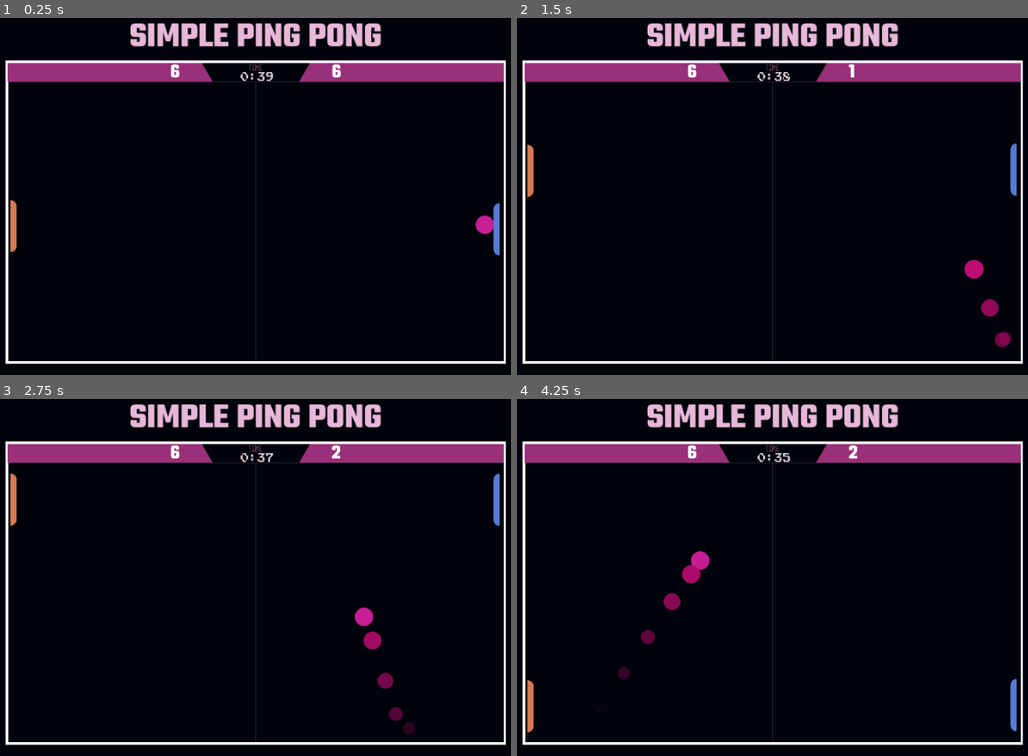
Above: before the commit, frames 1-4 (two rows, left to right).
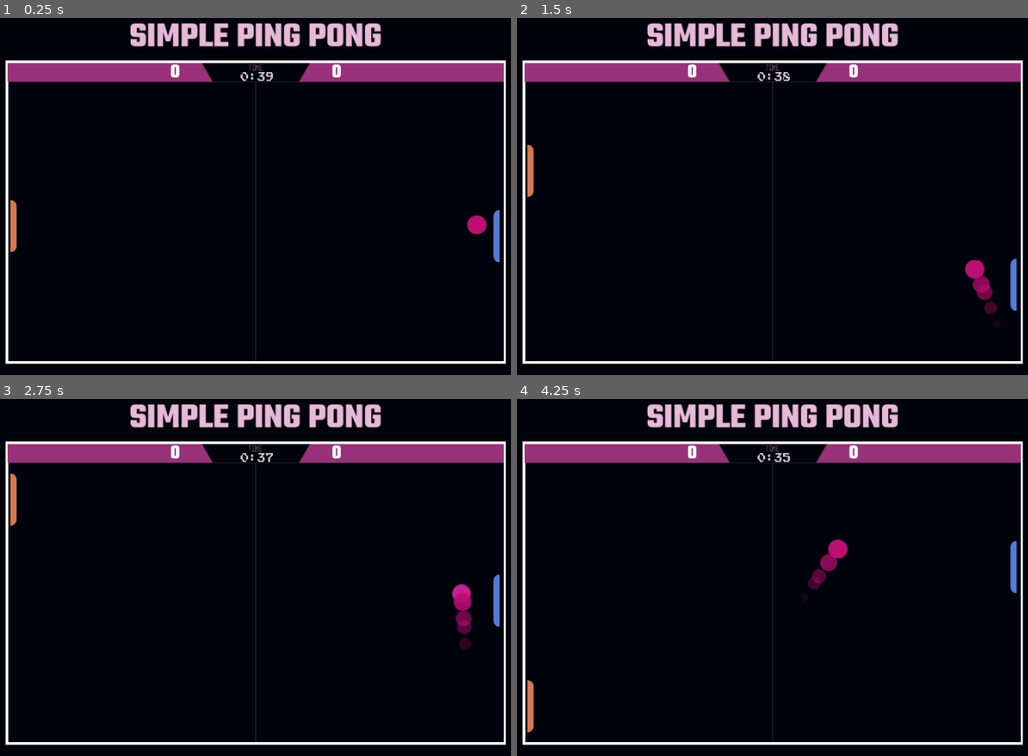
Above: after the commit, the same moments.

Repository: nikeshnaik/pingpong
Game: Godot game, scene res://scenes/game_v_2.tscn
The game is run twice, just before and just after one commit, with the same random seed, the same clock (stepped at 60 frames per second) and the same inputs.
Inputs:
- Up to frame 1 (0.25 s): no input
- Up to frame 2 (1.5 s): tap Enter (ui_accept) at 0.5, 0.77 s; hold Up (ui_up) 0.53-1.28 s; hold Down (ui_down) from 1.28 s (still down)
- Up to frame 3 (2.75 s): tap Enter (ui_accept) at 1.52 s; release Down (ui_down) at 2.03 s; hold Up (ui_up) from 2.03 s (still down)
- Up to frame 4 (4.25 s): tap Enter (ui_accept) at 3.02, 3.77 s; release Up (ui_up) at 3.53 s; hold Down (ui_down) from 3.53 s (still down)

The runs differ from the first frame. In frame 1, 0.3% of the frame differs, in the area x 34-98%, y 13-69%; in frame 2, 0.9%; in frame 3, 1.5%, in the area x 34-98%, y 12-94%; in frame 4, 1.5%.

Commit message:
feat: created player base class, added paddle ai for player2

Diff:
--- a/scenes/ball.tscn
+++ b/scenes/ball.tscn
@@ -43,7 +43,7 @@
 [node name="CPUParticles2D" type="CPUParticles2D" parent="Sprite2D"]
 position = Vector2(1, 0)
 amount = 5
-lifetime = 0.2
+lifetime = 0.07
 speed_scale = 0.5
 texture = ExtResource("2_rkrl3")
 scale_amount_curve = SubResource("Curve_2pnoi")
--- a/scenes/game_v_2.tscn
+++ b/scenes/game_v_2.tscn
@@ -208,7 +208,7 @@
 offset_bottom = 25.667
 scale = Vector2(0.14, 0.14)
 theme = SubResource("Theme_dmnpp")
-text = "6
+text = "0
 "
 fit_content = true
 scroll_active = false
@@ -222,7 +222,7 @@
 offset_bottom = 25.6667
 scale = Vector2(0.14, 0.14)
 theme = SubResource("Theme_dmnpp")
-text = "6
+text = "0
 "
 fit_content = true
 scroll_active = false
--- a/script/computer.gd
+++ b/script/computer.gd
@@ -1,23 +1,22 @@
 extends CharacterBody2D
 
-var speed: float = 500.0
 
 @onready var right_border = self.get_node("../../right")
 @onready var top_border = self.get_node("../../top")
 @onready var bottom_border = self.get_node("../../bottom")
 
+func _physics_process(delta: float) -> void:
+	#
+	velocity = Vector2.ZERO
+	#
+	#if Input.is_action_pressed("ui_up"):
+		#velocity.y = -speed
+	#elif Input.is_action_pressed("ui_down"):
+		#velocity.y = speed
+		#
+	#velocity.x = 0
+	#move_and_slide()
 
-func _physics_process(delta: float) -> void:
-
-	velocity = Vector2.ZERO
-
-	if Input.is_action_pressed("ui_up"):
-		velocity.y = -speed
-	elif Input.is_action_pressed("ui_down"):
-		velocity.y = speed
-
-	velocity.x = 0
-	move_and_slide()
 
 
 	global_position.x = right_border.global_position.x - 10
--- a/script/game_master.gd
+++ b/script/game_master.gd
@@ -16,9 +16,25 @@
 @onready var timerlabel = self.get_node("./CanvasLayer/Time")
 @onready var canvaslayer = self.get_node("./CanvasLayer")
 
-var scorep1 = 0
-var scorep2 = 0
-var time = 0
+class Player:
+	var player_id
+	var score
+	var side
+
+	func _init(player_id:String, side:String) -> void:
+		player_id = player_id
+		side = side
+		score = 0
+
+	func update_score(delta:int) -> void:
+		score = score + delta
+
+	func get_score():
+		return str(score)
+
+
+var player1 = Player.new("player1", "left")
+var player2 = Player.new("player2", "right")
 
 signal p1update_label(newscore)
 signal p2update_label(newscore)
@@ -27,8 +43,6 @@
 func _ready() -> void:
 	self.connect("p1update_label", Callable(canvaslayer, "p1score_update_label"))
 	self.connect("p2update_label", Callable(canvaslayer, "p2score_update_label"))
-	#timer.wait_time = 10  # Set the timer to 2 minutes
-	# Start the timer
 	self.reset()
 	print("Game resetted, before start")
 
@@ -36,6 +50,7 @@
 
 func reset() -> void:
 	timer.start()
+
 	if Globals.current_player == "computer":
 		ball.global_position.x = player.global_position.x - 7
 		ball.global_position.y = player.global_position.y + 10
@@ -44,13 +59,14 @@
 		ball.global_position.y = computer.global_position.y + 10
 
 
-
 # Called every frame. 'delta' is the elapsed time since the previous frame.
 func _process(delta: float) -> void:
 	var remaining_time = int($Timer.time_left)
 	var minutes = remaining_time / 60          # Calculate minutes
 	var seconds = remaining_time % 60          # Calculate seconds
 	timerlabel.text = str(minutes) + ":" + str(seconds).pad_zeros(2)  # Format as MM:SS
+
+	computer.global_position.y += paddle_ai() * delta
 
 	if Input.is_action_pressed("ui_accept"):
 		ball.launch_ball()
@@ -64,6 +80,23 @@
 	# You can also use this to show a game over screen or something else
 	# get_tree().quit()  # Uncomment to quit the game entirely if needed
 
+func paddle_ai():
+	var max_speed = 850.0  # Paddle maximum speed, slightly higher than the ball speed
+	var paddle_speed = 800.0  # Paddle's base speed (matches ball speed)
+	var randomness = 100.0  # Random speed boost for unpredictability
+
+	var direction = sign(ball.global_position.y - computer.global_position.y)
+
+	# Match the ball's speed with a buffer for precision
+	var speed_to_match = clamp(abs(ball.ball_speed), computer.velocity.y, max_speed)
+
+	# Add random speed boost to make the paddle unpredictable
+	var random_boost = randf() * randomness if randi() % 10 == 0 else 0
+
+	# Final speed, accounting for the direction
+	return direction * (speed_to_match + random_boost)
+
+
 func _physics_process(delta: float) -> void:
 	pass
 
@@ -72,12 +105,12 @@
 
 	if colliding_node.is_in_group("left_border"):
 		print("Left Border")
-		scorep1 = scorep1 + 1
-		emit_signal("p1update_label", str(scorep1))
+		player1.update_score(1)
+		emit_signal("p1update_label", player1.get_score())
 	elif colliding_node.is_in_group("right_border"):
 		print("right border")
-		scorep2 = scorep2 + 1
-		emit_signal("p2update_label",  str(scorep2))
+		player2.update_score(1)
+		emit_signal("p2update_label",  player2.get_score())
 	elif colliding_node.is_in_group("Player"):
 		print("Player")
 	elif colliding_node.is_in_group("Computer"):
